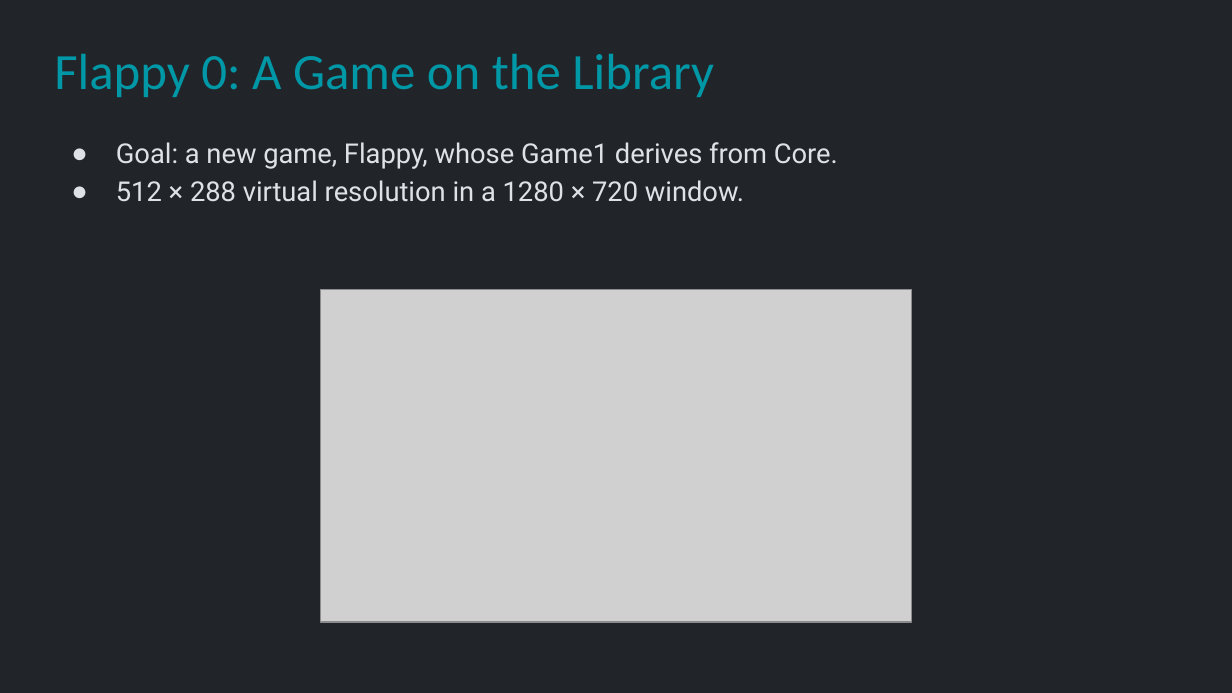
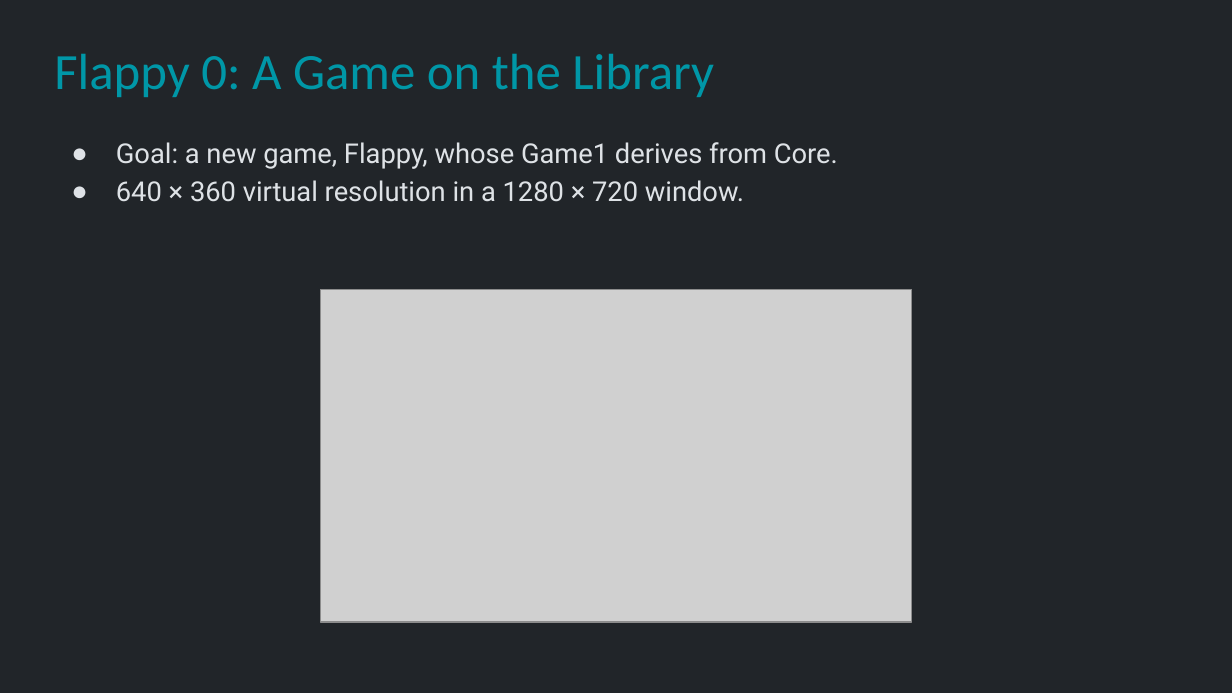
Before and after one commit to Metamate/gar, a slide deck: slide 13 of slides/02 Flappy Bird.pptx. Drawn at 1232x693 pixels with LibreOffice and Linux fonts; fonts in the diff are those of the drawing; grey boxes stand for pictures. Boxes give left, top, right and bottom in pixels: in the first picture for what was removed or moved away, otherwise in the second. Text is boxed around its words. In the diff, an @@ line names an element or a change of style, - is before the commit and + after.

```diff
--- a/slides/02 Flappy Bird.pptx
+++ b/slides/02 Flappy Bird.pptx
@@ text at <box>116,180,744,202</box>: text changed @@
-● 512 × 288 virtual resolution in a 1280 × 720 window.
+● 640 × 360 virtual resolution in a 1280 × 720 window.
```
Also in this commit, not shown: 5 other files.
